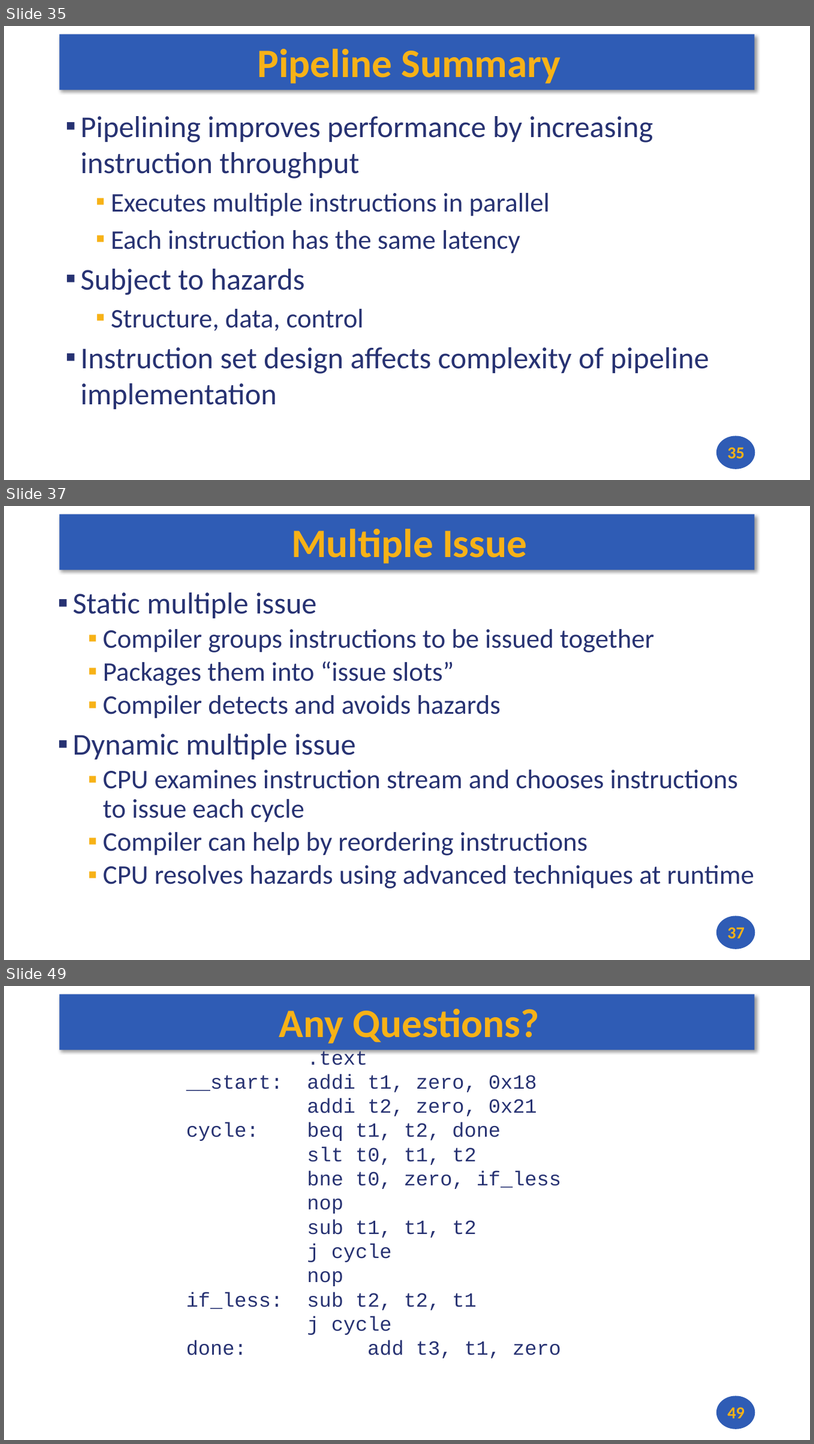
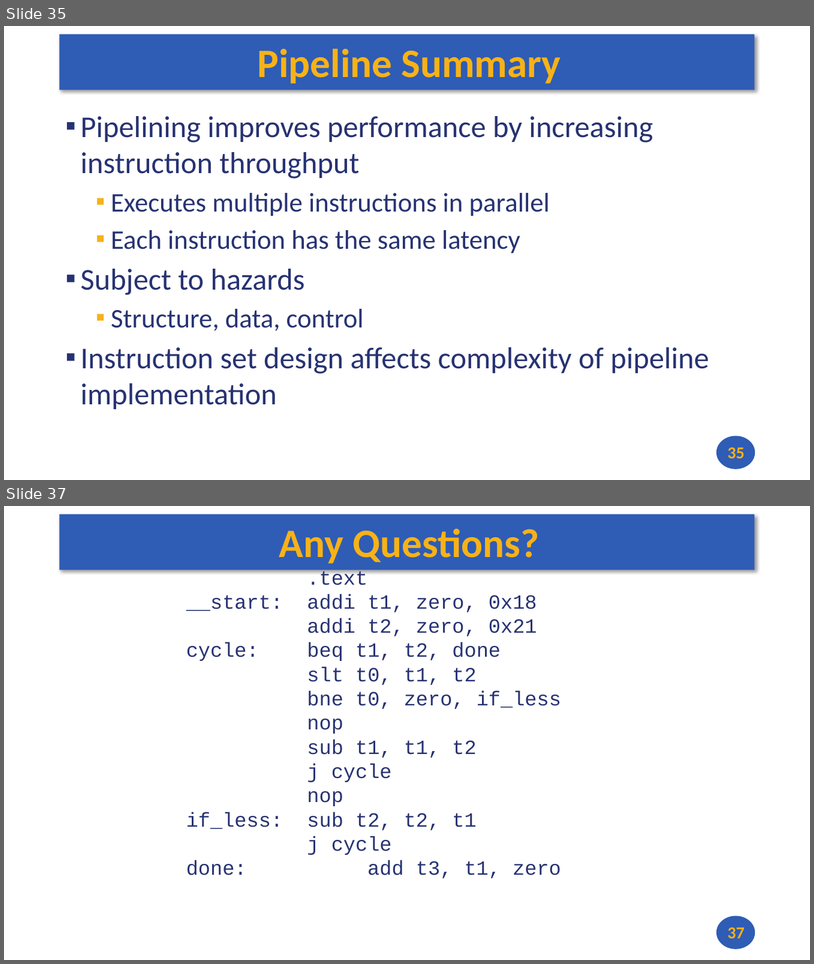
Before and after one commit to andrewt0301/hse-acos-course, a slide deck: docs/part1ca/10_Pipeline/CA_Lecture_10.pptx. Shown one above the other, each under a label of ours: slides 35, 37 and 49 before the commit, slides 35 and 37 after it; the slides between them are not shown. The pictures are 814x1444 and 814x964 pixels, drawn with LibreOffice and Linux fonts; fonts in the diff are those of the drawing. Boxes give left, top, right and bottom in pixels: in the first picture for what was removed or moved away, otherwise in the second. Text is boxed around its words. In the diff, an @@ line names an element or a change of style, - is before the commit and + after.

```diff
--- a/docs/part1ca/10_Pipeline/CA_Lecture_10.pptx
+++ b/docs/part1ca/10_Pipeline/CA_Lecture_10.pptx
@@ slide 37 removed at box(4, 506, 810, 960), background #FFFFFF; not listed: 2 template elements that a slide beside it also shows @@
@@ title removed at box(291, 528, 527, 564) @@
-Multiple Issue
@@ text removed at box(73, 592, 755, 888) @@
-▪ Static multiple issue
-  ▪ Compiler groups instructions to be issued together
-  ▪ Packages them into “issue slots”
-  ▪ Compiler detects and avoids hazards
-▪ Dynamic multiple issue
-  ▪ CPU examines instruction stream and chooses instructions to issue each cycle
-  ▪ Compiler can help by reordering instructions
-  ▪ CPU resolves hazards using advanced techniques at runtime
@@ page number removed at box(728, 927, 744, 938) @@
-37
@@ what was slide 49 is now slide 37 @@
@@ page number at box(728, 927, 744, 938): text changed @@
-49
+37
```
Also in this commit, not shown: 1 slide changed, 11 other slides removed, 1 other file.
